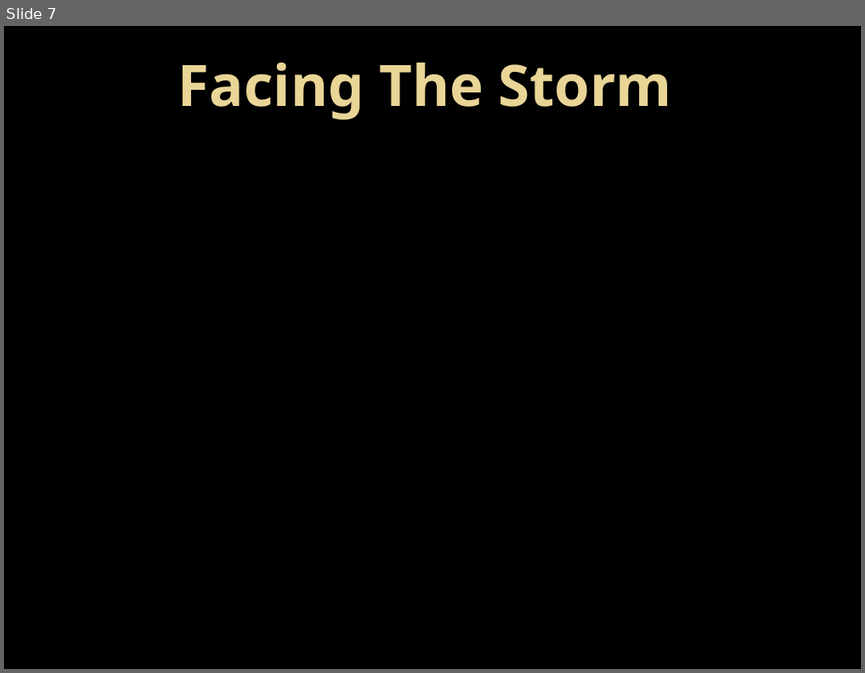
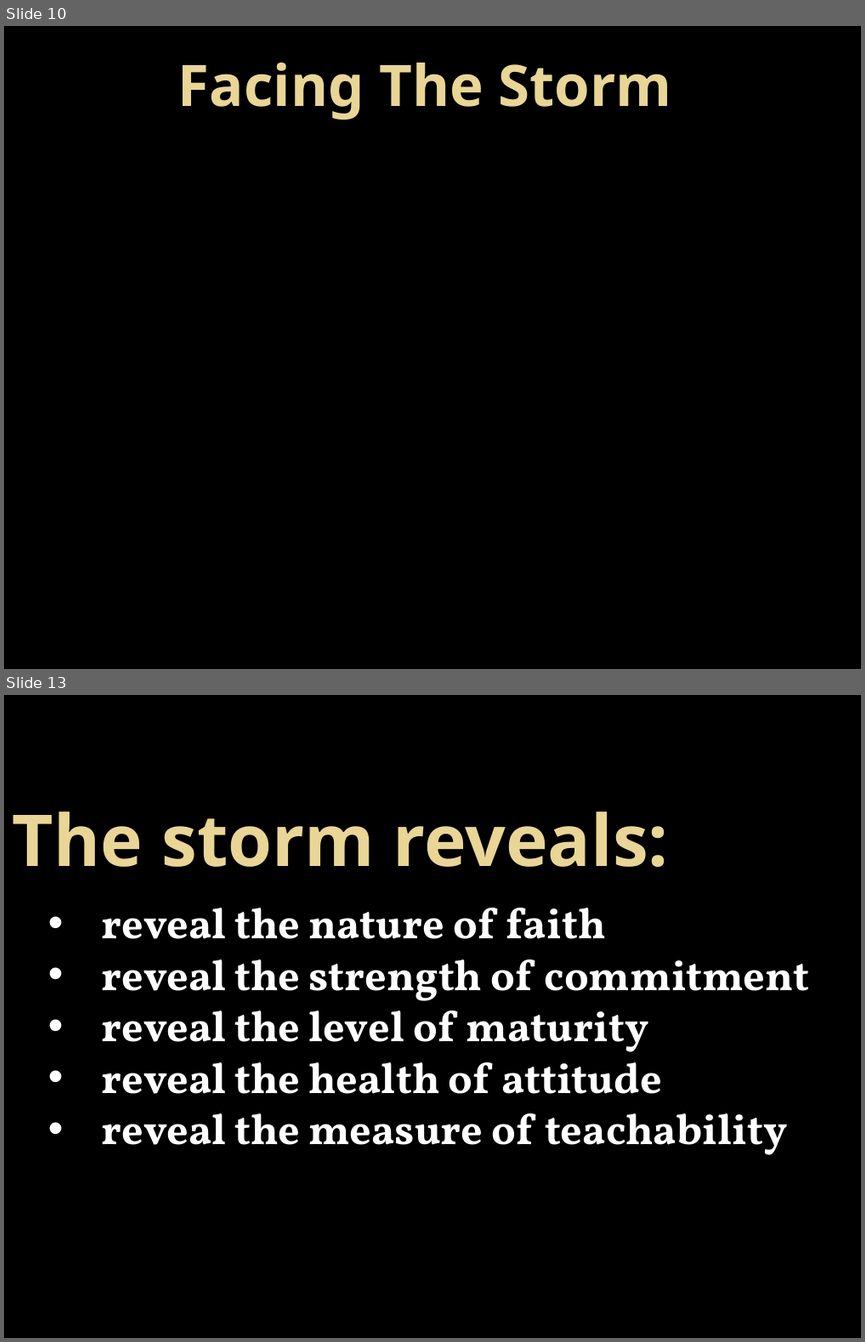
Before and after one commit to rmelancolico/DEV, a slide deck: In to the storm.pptx. Shown one above the other, each under a label of ours: slide 7 before the commit, slides 10 and 13 after it; the slides between them are not shown. The pictures are 865x673 and 865x1342 pixels, drawn with LibreOffice and Linux fonts; fonts in the diff are those of the drawing; background and template pictures are left out. Boxes give left, top, right and bottom in pixels: in the first picture for what was removed or moved away, otherwise in the second. Text is boxed around its words. In the diff, an @@ line names an element or a change of style, - is before the commit and + after.

```diff
--- a/In to the storm.pptx
+++ b/In to the storm.pptx
@@ slide 13 added at (x1=4, y1=695, x2=861, y2=1338), background picture (left out) @@
@@ text added at (x1=12, y1=811, x2=669, y2=867), 60 pt, text gradient #EAD696 to #E7D081, bold @@
+The storm reveals:
@@ text added at (x1=102, y1=907, x2=810, y2=1155), 36 pt, text #FFFFFF, bold @@
+• reveal the nature of faith
+• reveal the strength of commitment
+• reveal the level of maturity
+• reveal the health of attitude
+• reveal the measure of teachability
@@ what was slide 7 is now slide 10 @@
```
Also in this commit, not shown: 7 slides changed, 2 other slides added, 1 other file.
